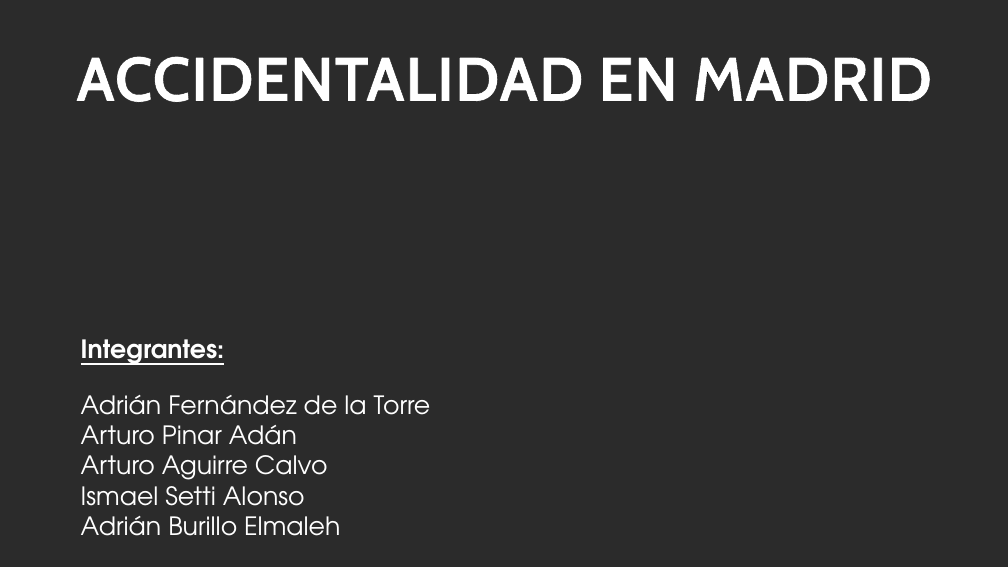
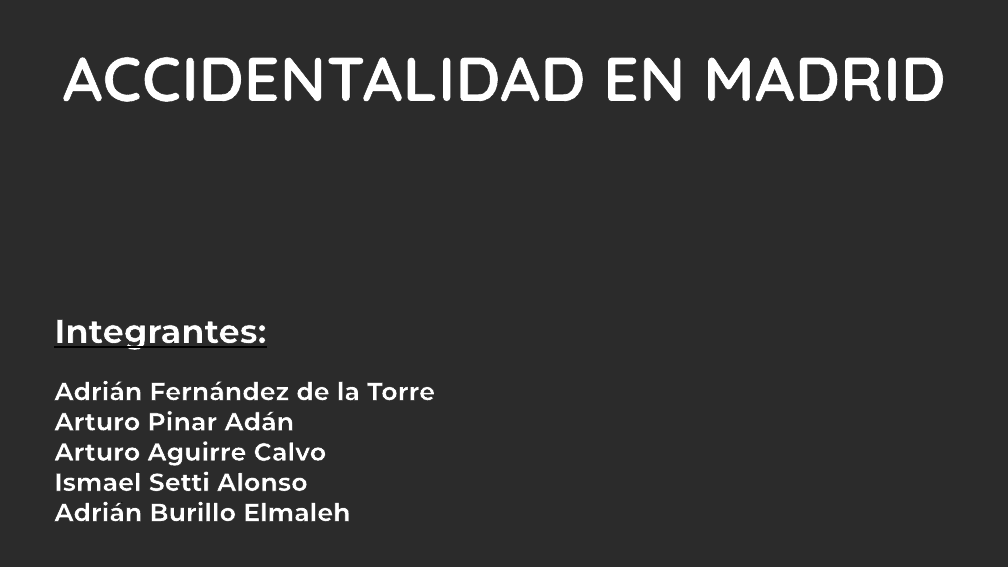
Before and after one commit to artusec/Cloud_BigData_UCM, a slide deck: slide 1 of Accidentes_v2.pptx. Drawn at 1008x567 pixels with LibreOffice and Linux fonts; fonts in the diff are those of the drawing; background and template pictures are left out; a plain dark background stands for a picture behind light text. Boxes give left, top, right and bottom in pixels: in the first picture for what was removed or moved away, otherwise in the second. Text is boxed around its words. In the diff, an @@ line names an element or a change of style, - is before the commit and + after.

```diff
--- a/Accidentes_v2.pptx
+++ b/Accidentes_v2.pptx
@@ text "ACCIDENTALIDAD EN MADRID" at bbox=[62, 57, 946, 102]: font Cabin to Quicksand @@
@@ text "Integrantes:": place and size @@
-text "Integrantes:" at bbox=[81, 339, 431, 536]
+text "Integrantes:" at bbox=[54, 320, 435, 522]
@@ text "Integrantes:" at bbox=[54, 320, 435, 522]: size 24 to 32 pt in "Integrantes:"; font TeX Gyre Adventor to Montserrat, letter outline none to #000000 0.75 pt; bold on in "Adrián Fernández de la Torre", "Arturo Pinar Adán", "Arturo Aguirre Calvo", "Ismael Setti Alonso" and 1 more places @@
```
Also in this commit, not shown: 1 other slide changed.
